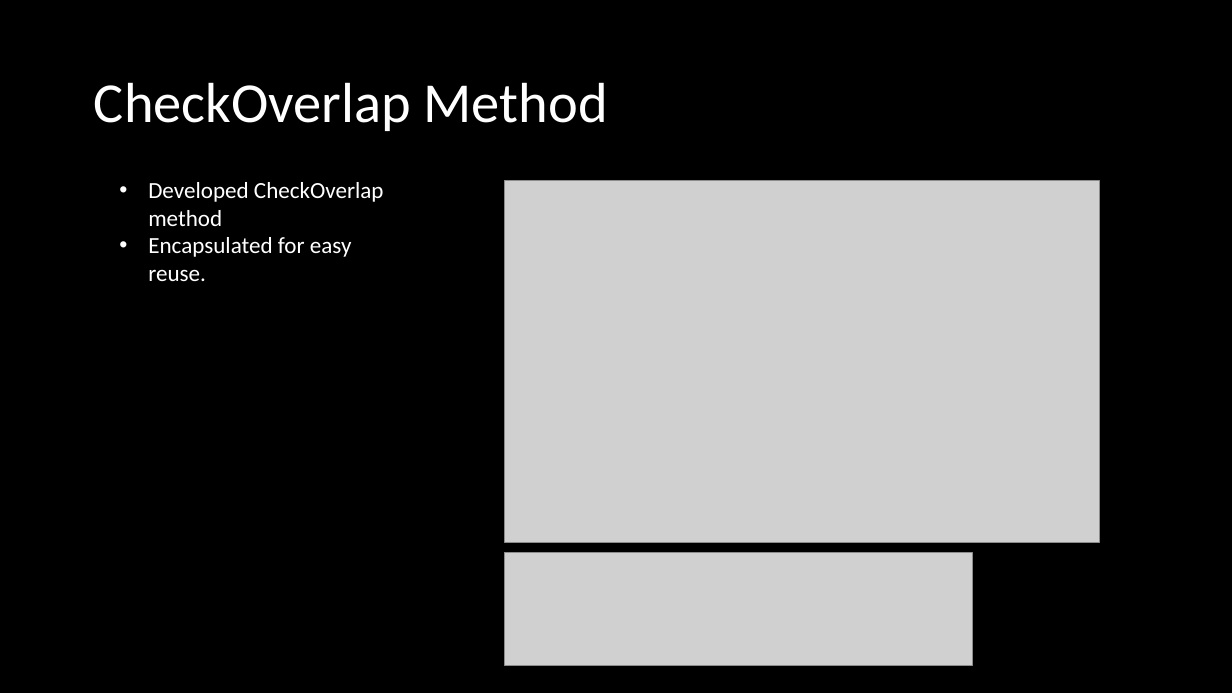
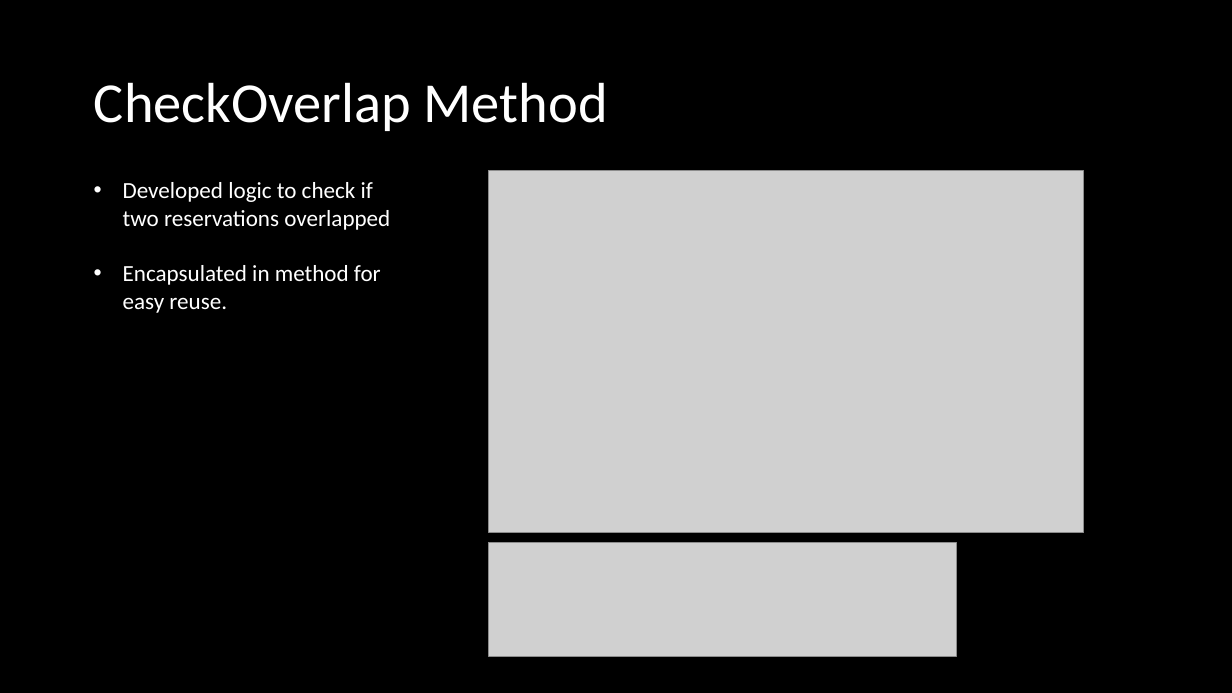
Before and after one commit to Luke4Parker/ReservationSystem, a slide deck: slide 4 of ReservationSystem/ReservationSystem/Reservation System.pptx. Drawn at 1232x693 pixels with LibreOffice and Linux fonts; fonts in the diff are those of the drawing; grey boxes stand for pictures; background and template pictures are left out. Boxes give left, top, right and bottom in pixels: in the first picture for what was removed or moved away, otherwise in the second. Text is boxed around its words. In the diff, an @@ line names an element or a change of style, - is before the commit and + after.

```diff
--- a/ReservationSystem/ReservationSystem/Reservation System.pptx
+++ b/ReservationSystem/ReservationSystem/Reservation System.pptx
@@ picture: place and size @@
-picture at bbox=[505, 181, 1100, 543]
+picture at bbox=[489, 171, 1084, 533]
@@ text at bbox=[123, 182, 390, 313]: text changed @@
-• Developed CheckOverlap method
-• Encapsulated for easy reuse.
+• Developed logic to check if two reservations overlapped
+• Encapsulated in method for easy reuse.
@@ picture: place and size @@
-picture at bbox=[505, 553, 972, 666]
+picture at bbox=[489, 543, 957, 656]
```
Also in this commit, not shown: 11 other slides changed, 2 slides added, 1 slide removed, 4 other files.
